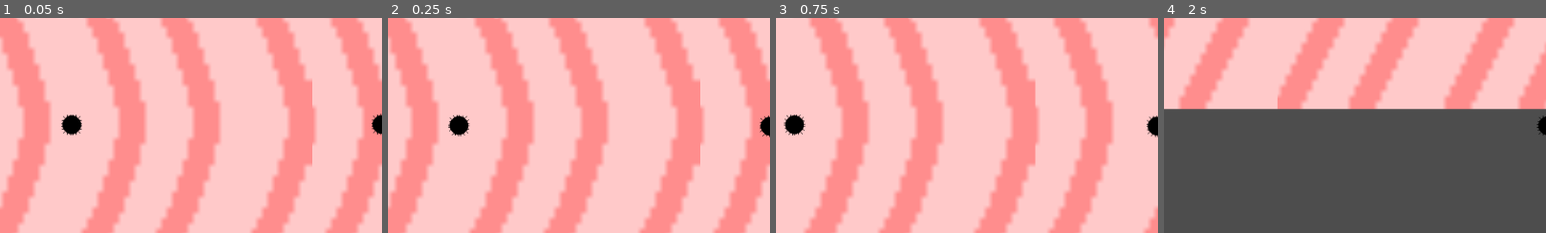
Above: before the commit, frames 1-4 (left to right).
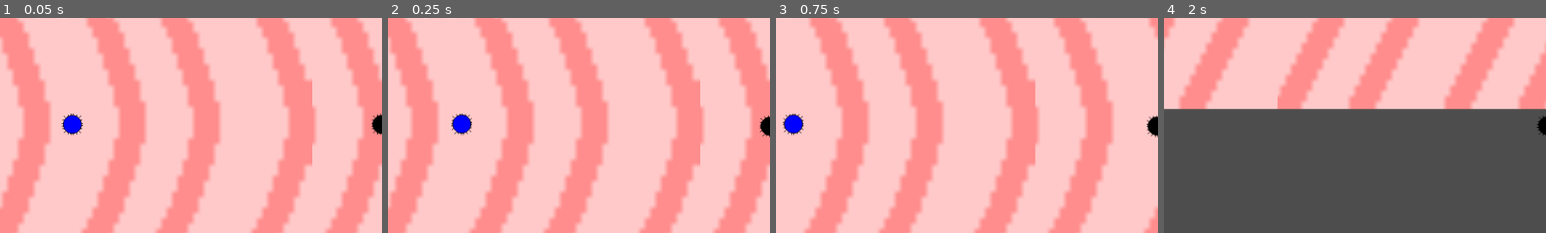
Above: after the commit, the same moments.

Repository: James-Perdue/GMTKJam24
Game: Godot game, scene res://scenes/RootLevel.tscn
Two runs of this game, one before a commit and one after it. Both use one fixed random seed, a clock stepped at 60 frames per second and the inputs below. The engine's default icon, where the game draws it, is replaced by a stand-in: a white triangle on a blue panel in a dark square.
Inputs:
- Up to frame 1 (0.05 s): no input
- Up to frame 2 (0.25 s): no input
- Up to frame 3 (0.75 s): tap Enter at 0.5 s; hold D (move_right) from 0.53 s (still down); tap Space (action) at 0.6 s
- Up to frame 4 (2 s): release D (move_right) at 1.28 s; hold S (move_down) from 1.28 s (still down); tap Space (action) at 1.35 s
The pictures show only the part of the screen within x 0-50%, y 25-75%; the shares and areas given below are measured in that part.

The runs differ from the first frame. In frame 1, 0.4% of the frame differs, in the area x 16-22%, y 44-55%; in frame 2, 0.5%, in the area x 15-22%, y 44-56%; in frame 3, 0.5%; in frame 4, nothing differs.
Error after the commit: Invalid call. Nonexistent function 'get_parentaaaaaaa' in base 'Area2D (cell.gd)'. (res://colony.gd:55)

Commit message:
Adding mild enemy controller shit

Diff:
--- a/colony.gd
+++ b/colony.gd
@@ -52,7 +52,6 @@
 
 
 func _on_area_2d_area_entered(area: Area2D) -> void:
-	#if area.get_parent() != self && area.isFood == true:
-		#area.queue_free()
-		#food += 1
-	pass
+	if area.get_parentaaaaaaa() != self && area.isFood == true:
+		area.queue_free()
+		food += 1
--- a/scenes/EnemyController.gd
+++ b/scenes/EnemyController.gd
@@ -1,12 +1,13 @@
 extends Node2D
+var Colony = preload("res://Colony.tscn")
 var colony: Node2D
 
 # Called when the node enters the scene tree for the first time.
 func _ready() -> void:
-	colony = $Colony
+	colony = Colony.instantiate()
 	colony.colonyColor = "blue"
-	#add_child(colony)
 	colony.position = Vector2(150, 256)
+	add_child(colony)
 
 
 # Called every frame. 'delta' is the elapsed time since the previous frame.
